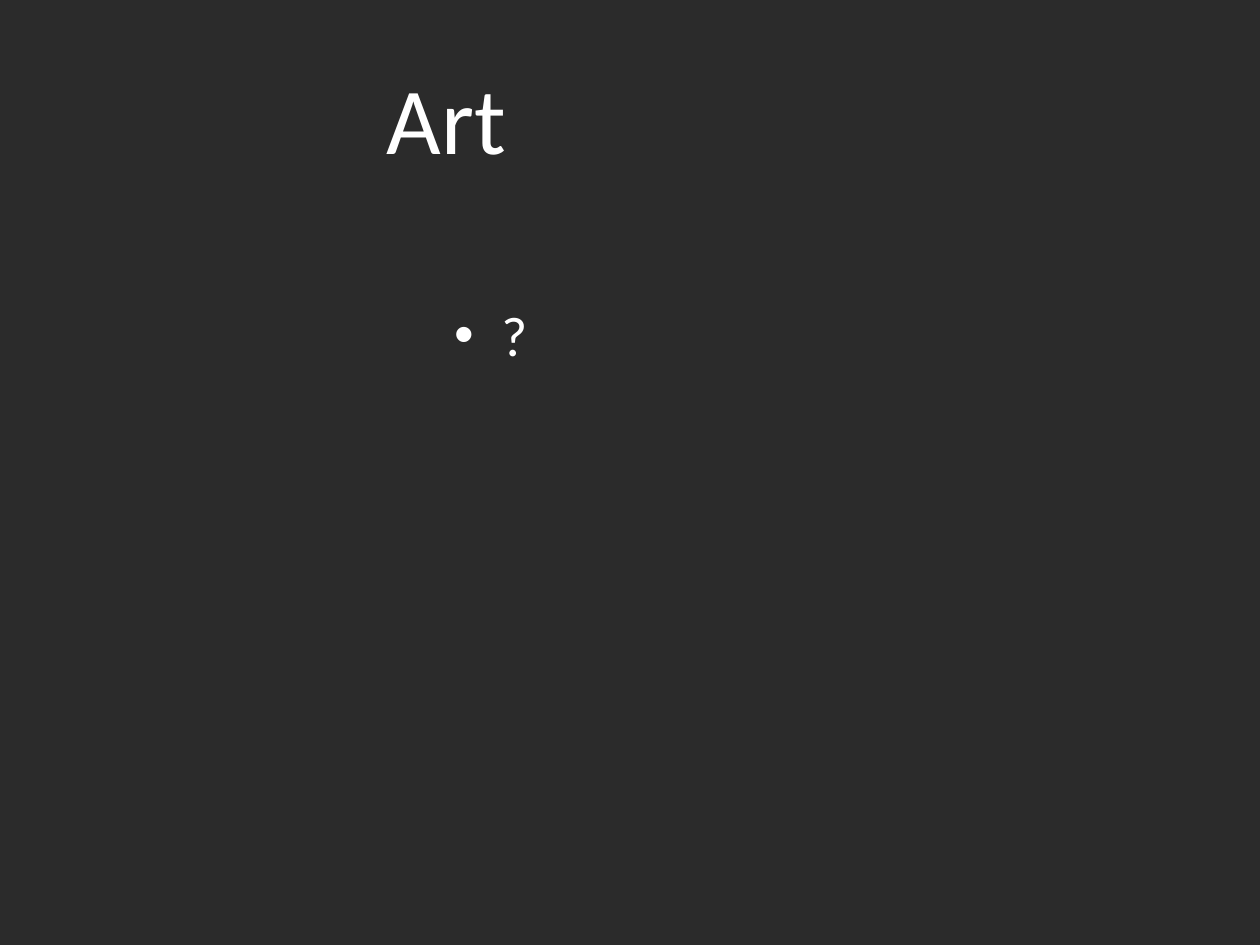
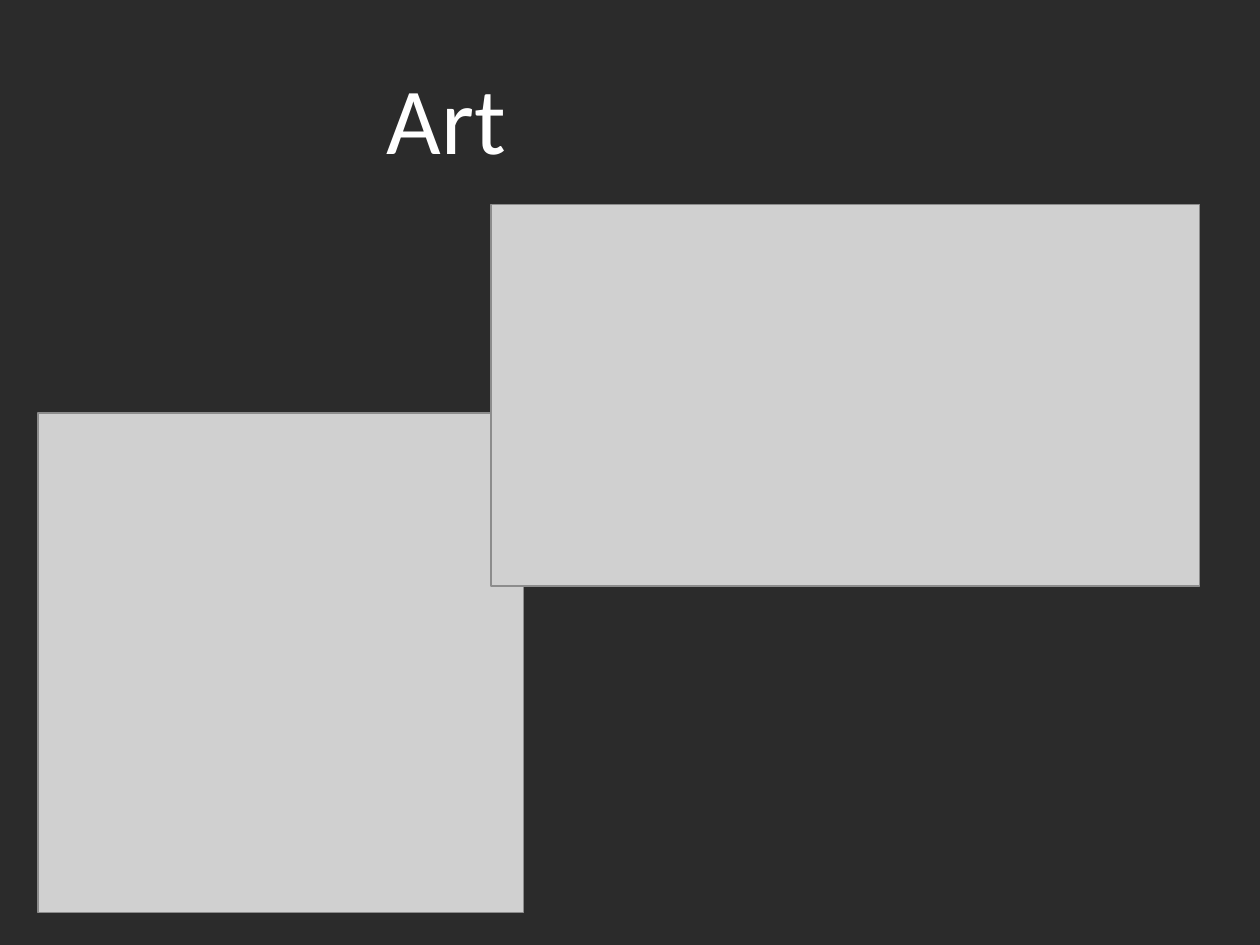
Before and after one commit to Daniel-Stremmelaar/P7-SolarSystem, a slide deck: slide 3 of Solar System Simulator prototype presentatie.pptx. Drawn at 1260x945 pixels with LibreOffice and Linux fonts; fonts in the diff are those of the drawing; grey boxes stand for pictures; background and template pictures are left out; a plain dark background stands for a picture behind light text. Boxes give left, top, right and bottom in pixels: in the first picture for what was removed or moved away, otherwise in the second. Text is boxed around its words. In the diff, an @@ line names an element or a change of style, - is before the commit and + after.

Commit message:
prototype presentatie update
art images added

```diff
--- a/Solar System Simulator prototype presentatie.pptx
+++ b/Solar System Simulator prototype presentatie.pptx
@@ picture added at bbox=[491, 204, 1200, 586] @@
@@ text removed at bbox=[441, 294, 1198, 779] @@
-• ?
@@ picture added at bbox=[38, 413, 524, 912] @@
```
